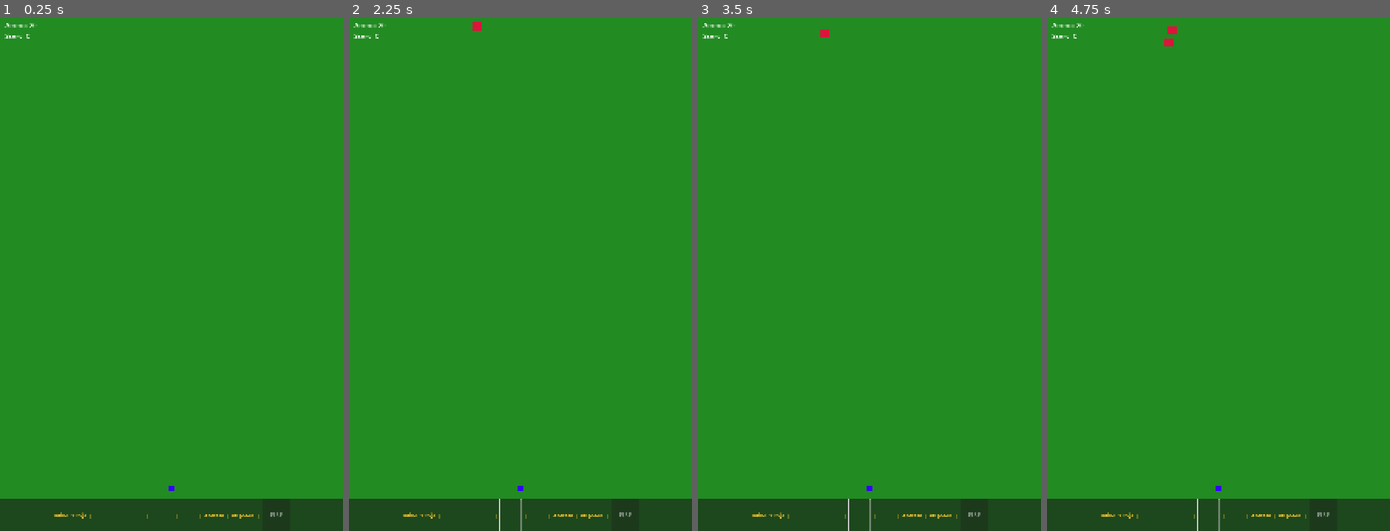
Above: before the commit, frames 1-4 (left to right).
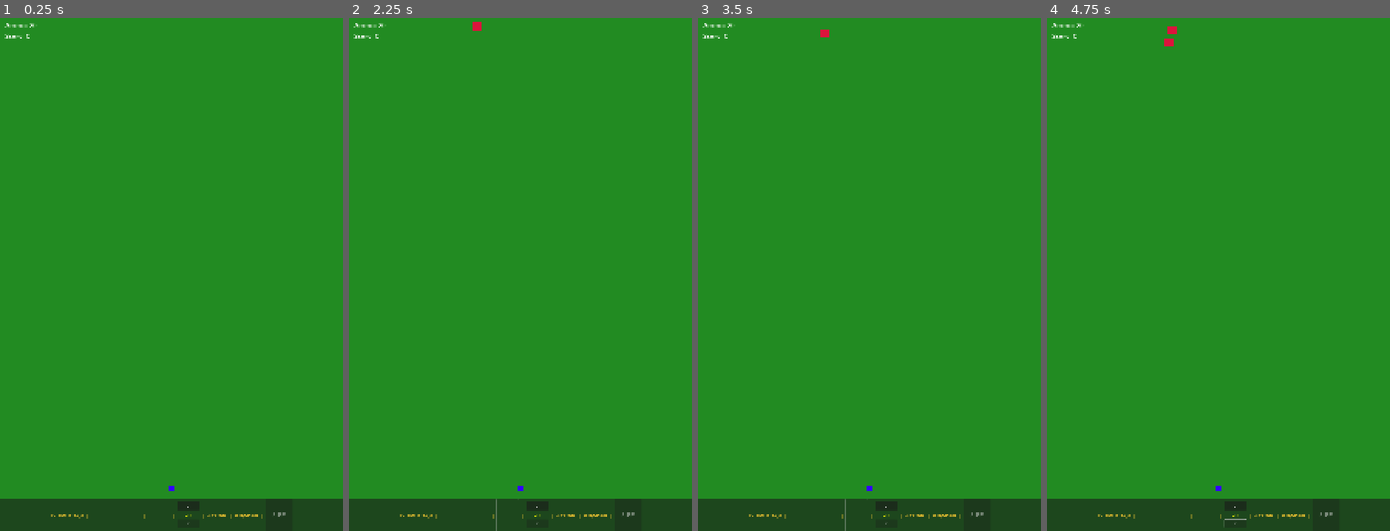
Above: after the commit, the same moments.

Repository: huttutt/tukom-defender
Game: Godot game, scene res://scenes/Main.tscn
The game is run twice, just before and just after one commit, with the same random seed, the same clock (stepped at 60 frames per second) and the same inputs.
Inputs (mouse positions are in pixels of both pictures, inside the frame that each line leads up to; where the layout moved, square brackets give the same spot in the first picture):
- Up to frame 1 (0.25 s): no input
- Up to frame 2 (2.25 s): click (537, 505) at 0.5 s, where only the run after the commit has a clickable "▲"; click (537, 525) at 1.25 s, where only the run after the commit has a clickable "▼"; click (506, 515) [510, 515] at 2 s
- Up to frame 3 (3.5 s): click (855, 515) [859, 515] at 2.75 s
- Up to frame 4 (4.75 s): click (1235, 505) at 3.5 s, where only the run after the commit has a clickable "▲"; click (1235, 525) at 4.25 s, where only the run after the commit has a clickable "▼"

The runs differ from the first frame. In frame 1, 0.3% of the frame differs, in the area x 14-84%, y 94-99%; in frame 2, 0.4%; in frame 3, 0.4%; in frame 4, 0.4%, in the area x 14-84%, y 93-100%.

Commit message:
Implement Phase 4: Distance Wheel & Manual Entry
Add rolling wheel UI control for distance selection with 25m increments.

DistanceWheel Implementation:
- Create DistanceWheel.gd with increment/decrement logic
- VBoxContainer layout: Up arrow, distance label, down arrow
- Distance range: 0m to 2000m (from GameConfig)
- Step size: 25m increments (GameConfig.DISTANCE_STEP)
- Button states: Disable up at max, disable down at min
- Scroll wheel support: Mouse wheel up/down adjusts distance
- Yellow text display matching Tukom UI style
- Real-time update on value change

Distance Wheel Features:
- increment_distance(): Increases by 25m step
- decrement_distance(): Decreases by 25m step
- reset(): Sets distance to 0m
- set_distance(int): Sets specific value (clamped to range)
- get_distance(): Returns current value
- distance_changed signal: Emitted on any change

TukomGeneratorUI Integration:
- Replace distance_label with DistanceWheel instance
- Connect distance_changed signal to _on_distance_changed()
- Update _reset_ui() to call distance_wheel.reset()
- Update reset_after_fire() to reset distance wheel
- Distance now participates in _check_ready_state()

State Management:
- Distance > 0 required for READY state
- FIRE button enables when: coords + piiru + distance all set
- Distance wheel updates current_distance in TukomGeneratorUI
- Validation happens automatically via _check_ready_state()

Changes:
- Add scripts/DistanceWheel.gd with complete wheel control logic
- Add scenes/DistanceWheel.tscn with up/down buttons and label
- Modify scripts/TukomGeneratorUI.gd to integrate distance wheel
- Modify scenes/TukomGeneratorUI.tscn to replace label with wheel

Refs: Milestone 3.1 Phase 4

🤖 Generated with [Claude Code](https://claude.com/claude-code)

Co-Authored-By: Claude <noreply@anthropic.com>

Diff:
--- /dev/null
+++ b/scenes/DistanceWheel.tscn
@@ -0,0 +1,40 @@
+[gd_scene load_steps=2 format=3 uid="uid://c5n8m4w7p2kxy"]
+
+[ext_resource type="Script" path="res://scripts/DistanceWheel.gd" id="1_distance_wheel_script"]
+
+[node name="DistanceWheel" type="Control"]
+layout_mode = 3
+anchors_preset = 0
+custom_minimum_size = Vector2(80, 80)
+script = ExtResource("1_distance_wheel_script")
+
+[node name="VBoxContainer" type="VBoxContainer" parent="."]
+layout_mode = 1
+anchors_preset = 15
+anchor_right = 1.0
+anchor_bottom = 1.0
+grow_horizontal = 2
+grow_vertical = 2
+theme_override_constants/separation = 2
+alignment = 1
+
+[node name="UpButton" type="Button" parent="VBoxContainer"]
+custom_minimum_size = Vector2(0, 20)
+layout_mode = 2
+theme_override_font_sizes/font_size = 16
+text = "▲"
+
+[node name="DistanceLabel" type="Label" parent="VBoxContainer"]
+custom_minimum_size = Vector2(0, 30)
+layout_mode = 2
+theme_override_colors/font_color = Color(1, 1, 0, 1)
+theme_override_font_sizes/font_size = 18
+text = "0m"
+horizontal_alignment = 1
+vertical_alignment = 1
+
+[node name="DownButton" type="Button" parent="VBoxContainer"]
+custom_minimum_size = Vector2(0, 20)
+layout_mode = 2
+theme_override_font_sizes/font_size = 16
+text = "▼"
--- a/scenes/TukomGeneratorUI.tscn
+++ b/scenes/TukomGeneratorUI.tscn
@@ -1,6 +1,7 @@
-[gd_scene load_steps=2 format=3 uid="uid://bx3k5h7j2nawq"]
+[gd_scene load_steps=3 format=3 uid="uid://bx3k5h7j2nawq"]
 
 [ext_resource type="Script" path="res://scripts/TukomGeneratorUI.gd" id="1_tukom_ui_script"]
+[ext_resource type="PackedScene" uid="uid://c5n8m4w7p2kxy" path="res://scenes/DistanceWheel.tscn" id="2_distance_wheel_scene"]
 
 [node name="TukomGeneratorUI" type="Control"]
 layout_mode = 3
@@ -85,14 +86,8 @@
 text = "|"
 vertical_alignment = 1
 
-[node name="DistanceLabel" type="Label" parent="Panel/HBoxContainer"]
-custom_minimum_size = Vector2(60, 0)
+[node name="DistanceWheel" parent="Panel/HBoxContainer" instance=ExtResource("2_distance_wheel_scene")]
 layout_mode = 2
-theme_override_colors/font_color = Color(1, 1, 0, 1)
-theme_override_font_sizes/font_size = 18
-text = ""
-horizontal_alignment = 1
-vertical_alignment = 1
 
 [node name="Separator4" type="Label" parent="Panel/HBoxContainer"]
 layout_mode = 2
--- /dev/null
+++ b/scripts/DistanceWheel.gd
@@ -0,0 +1,99 @@
+extends Control
+
+## DistanceWheel.gd
+## Rolling wheel UI control for distance selection in 25m increments.
+## Displays up/down arrows with current distance value.
+
+# Distance settings
+var current_distance: int = 0
+var step: int = GameConfig.DISTANCE_STEP  # 25m
+var min_distance: int = GameConfig.MIN_DISTANCE  # 0m
+var max_distance: int = GameConfig.MAX_DISTANCE  # 2000m
+
+# Node references
+@onready var up_button: Button = $VBoxContainer/UpButton
+@onready var distance_label: Label = $VBoxContainer/DistanceLabel
+@onready var down_button: Button = $VBoxContainer/DownButton
+
+
+func _ready() -> void:
+	# Connect button signals
+	up_button.pressed.connect(_on_up_pressed)
+	down_button.pressed.connect(_on_down_pressed)
+
+	# Initialize display
+	_update_display()
+	_update_button_states()
+
+
+## Increments distance by step amount
+func _on_up_pressed() -> void:
+	if current_distance < max_distance:
+		current_distance = min(current_distance + step, max_distance)
+		_update_display()
+		_update_button_states()
+		distance_changed.emit(current_distance)
+
+
+## Decrements distance by step amount
+func _on_down_pressed() -> void:
+	if current_distance > min_distance:
+		current_distance = max(current_distance - step, min_distance)
+		_update_display()
+		_update_button_states()
+		distance_changed.emit(current_distance)
+
+
+## Handles scroll wheel input for quick adjustment
+func _input(event: InputEvent) -> void:
+	if not visible:
+		return
+
+	if event is InputEventMouseButton:
+		# Check if mouse is over this control
+		if not get_global_rect().has_point(event.position):
+			return
+
+		# Scroll up = increase distance
+		if event.button_index == MOUSE_BUTTON_WHEEL_UP and event.pressed:
+			_on_up_pressed()
+			get_viewport().set_input_as_handled()
+
+		# Scroll down = decrease distance
+		elif event.button_index == MOUSE_BUTTON_WHEEL_DOWN and event.pressed:
+			_on_down_pressed()
+			get_viewport().set_input_as_handled()
+
+
+## Updates the distance label display
+func _update_display() -> void:
+	distance_label.text = "%dm" % current_distance
+
+
+## Updates button enabled/disabled states based on current value
+func _update_button_states() -> void:
+	up_button.disabled = (current_distance >= max_distance)
+	down_button.disabled = (current_distance <= min_distance)
+
+
+## Resets distance to 0
+func reset() -> void:
+	current_distance = 0
+	_update_display()
+	_update_button_states()
+
+
+## Sets distance to a specific value (clamped to valid range)
+func set_distance(distance: int) -> void:
+	current_distance = clamp(distance, min_distance, max_distance)
+	_update_display()
+	_update_button_states()
+
+
+## Returns current distance value
+func get_distance() -> int:
+	return current_distance
+
+
+# Signal emitted when distance changes
+signal distance_changed(new_distance: int)
--- a/scripts/TukomGeneratorUI.gd
+++ b/scripts/TukomGeneratorUI.gd
@@ -23,7 +23,7 @@
 # Node references (will be connected in _ready)
 @onready var coord_label: Label = $Panel/HBoxContainer/CoordLabel
 @onready var piiru_button: Button = $Panel/HBoxContainer/PiiruButton
-@onready var distance_label: Label = $Panel/HBoxContainer/DistanceLabel
+@onready var distance_wheel: Control = $Panel/HBoxContainer/DistanceWheel
 @onready var fire_button: Button = $Panel/HBoxContainer/FireButton
 @onready var add_bearing_prompt: Button = $Panel/HBoxContainer/AddBearingPrompt
 
@@ -43,6 +43,9 @@
 
 	# Connect add bearing prompt button
 	add_bearing_prompt.pressed.connect(_on_add_bearing_prompt_pressed)
+
+	# Connect distance wheel signal
+	distance_wheel.distance_changed.connect(_on_distance_changed)
 
 	# Connect bearing lock/unlock signals (will be emitted by BearingLine)
 	bearing_locked.connect(_on_bearing_locked)
@@ -55,7 +58,7 @@
 	piiru_button.text = ""
 	piiru_button.visible = true
 	add_bearing_prompt.visible = false
-	distance_label.text = ""
+	distance_wheel.reset()
 	fire_button.disabled = true
 	state = State.IDLE
 
@@ -132,10 +135,9 @@
 	bearing_line_activated.emit()
 
 
-## Updates distance display (will be called by DistanceWheel in Phase 4)
-func set_distance(distance: int) -> void:
-	current_distance = distance
-	distance_label.text = "%dm" % distance
+## Called when distance wheel value changes
+func _on_distance_changed(new_distance: int) -> void:
+	current_distance = new_distance
 	_check_ready_state()
 
 
@@ -164,7 +166,7 @@
 
 	coord_label.text = ""
 	piiru_button.text = ""
-	distance_label.text = ""
+	distance_wheel.reset()
 
 	state = State.IDLE
 	fire_button.disabled = true
